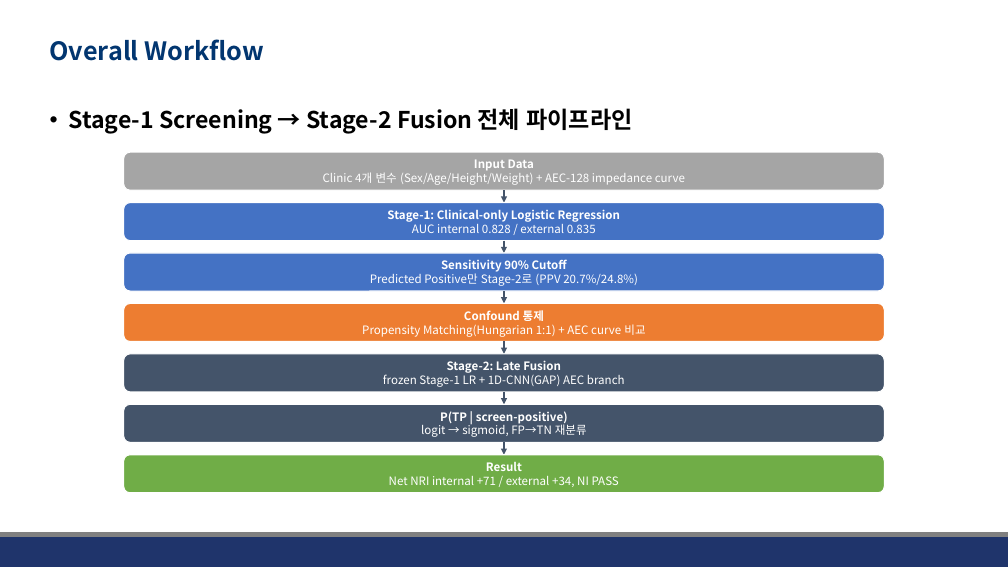
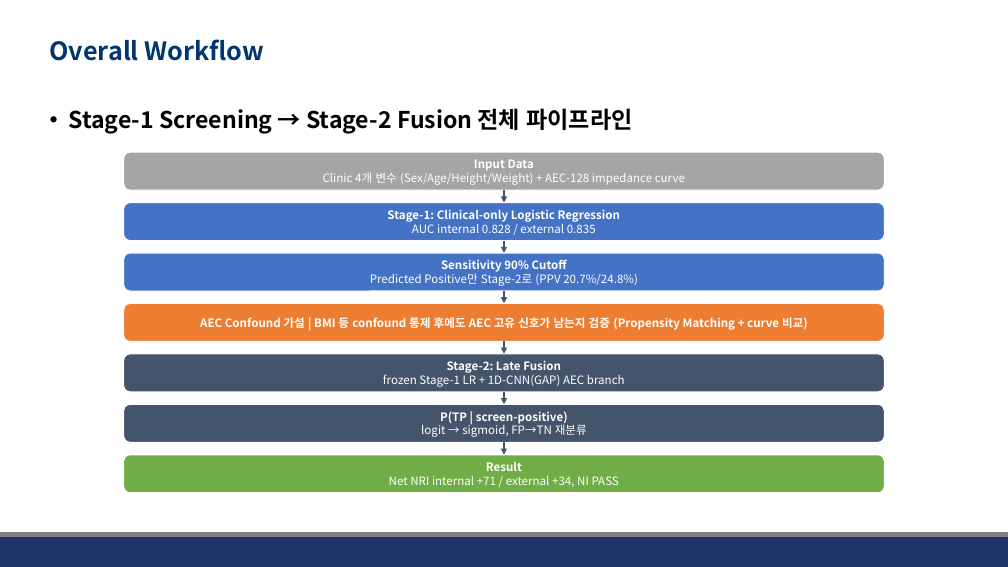
Before and after one commit to JHWannabe/Clinical_Study, a slide deck: slide 2 of docs/260724_Results_of_Residual_Algorithm.pptx (slide 3 before the commit). Drawn at 1008x567 pixels with LibreOffice and Linux fonts; fonts in the diff are those of the drawing; background and template pictures are left out. Boxes give left, top, right and bottom in pixels: in the first picture for what was removed or moved away, otherwise in the second. Text is boxed around its words. In the diff, an @@ line names an element or a change of style, - is before the commit and + after.

```diff
--- a/docs/260724_Results_of_Residual_Algorithm.pptx
+++ b/docs/260724_Results_of_Residual_Algorithm.pptx
@@ text in rounded rectangle at (200,317,808,330): text changed; bold on @@
-Confound 통제
-Propensity Matching(Hungarian 1:1) + AEC curve 비교
+AEC Confound 가설 | BMI 등 confound 통제 후에도 AEC 고유 신호가 남는지 검증 (Propensity Matching + curve 비교)
```
Also in this commit, not shown: 8 other slides changed, 2 slides added, 4 slides removed, 25 other files.
